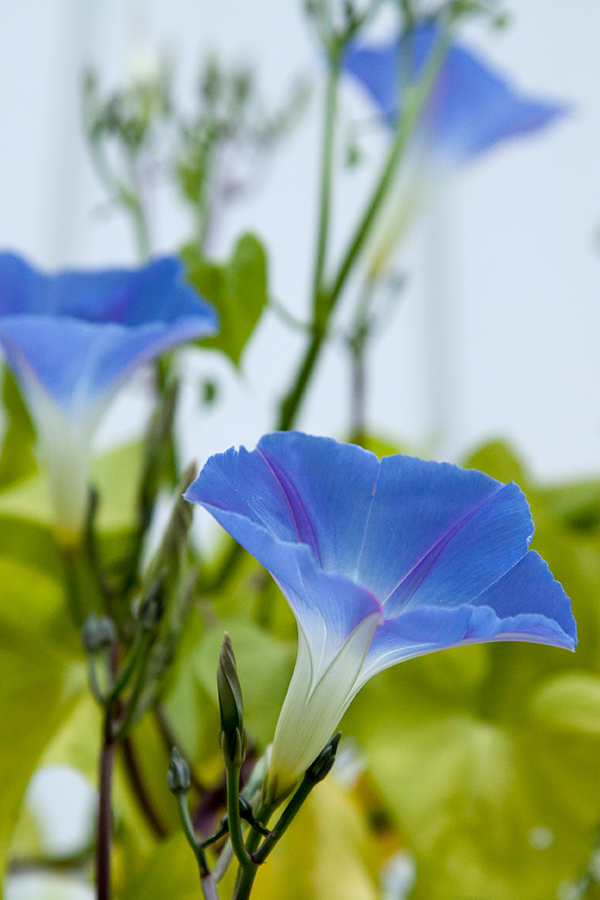
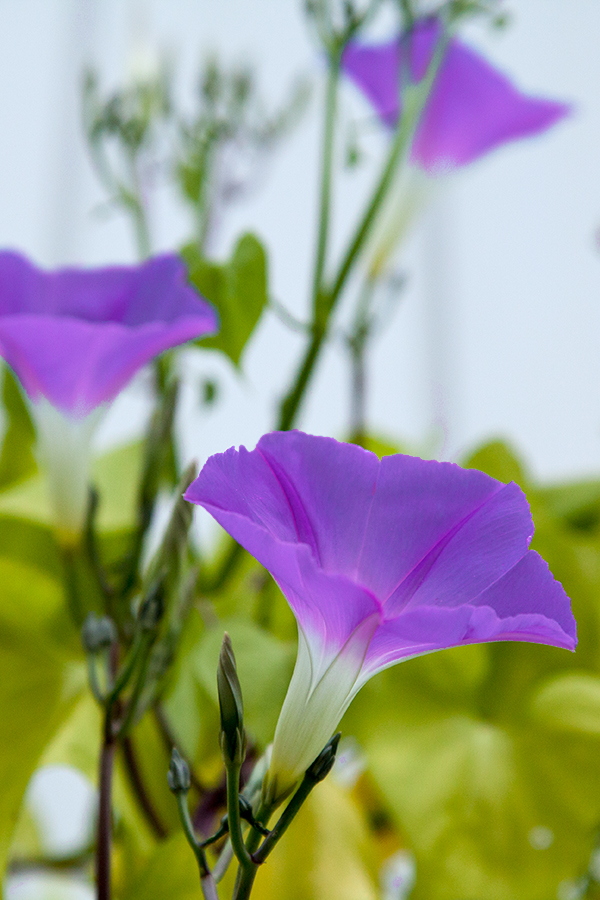
Before/after of a 600 x 900 layered artwork. What changed in the layer stack:
pixels changed over [0, 0, 600, 900] (layer not identified)
